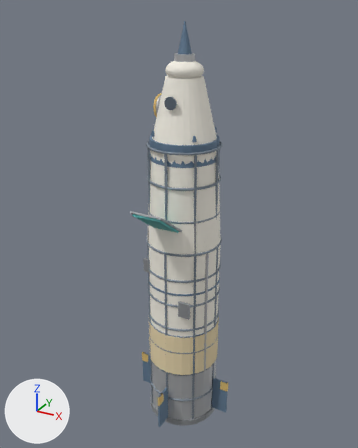
Renders of the glTF model assets/rocket/models/rocket.glb from each side of a commit.
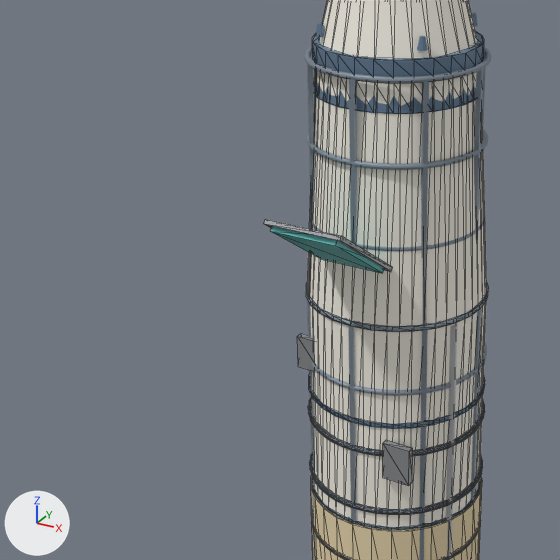
Old and new are each drawn whole from a 50 mm camera at (9.87, -18.43, 21.22) aimed at (-0.3, 0.07, 11.97) and again close up on the part from 6% to 70% of the width and 27% to 78% of the height. Lighting does not change. The marker at lower left points along +X, +Y and +Z. The last two pictures show the newer version. The close-ups show mesh edges as thin lines. Where no turn or scale is listed for an object, it has been applied to the vertices.

In view in the first close-up: 'BayPanel', 'BodyLowerInsul', 'Capsule', 'CapsuleBase', 'Frame_BodyLower_stringer.007', 'Frame_BodyUpper_rib', 'PipeRun', 'Skin_Lower_P1', 'Skin_Lower_P2', 'Skin_Upper_P1', 'Skin_Upper_P2', 'UpperBand' and 26 more.
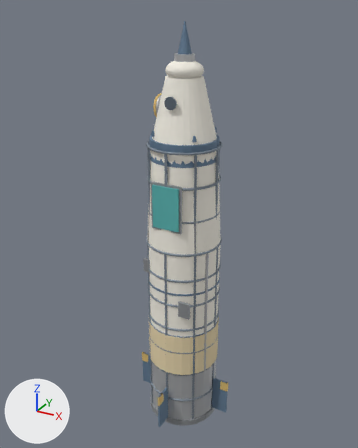
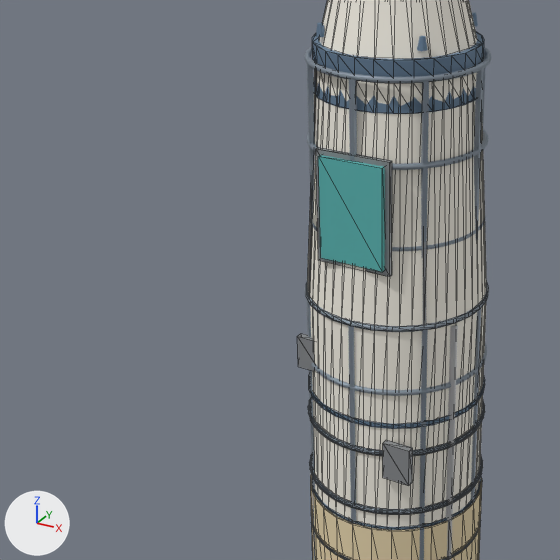
ob_baypivot is not drawn itself; it is the parent of ob_baypanel, ob_baypanelframe.

Changed parts and their boxes [x1, y1, x2, y2] in the close-ups (560 x 560 px):
'BayPanel', turned
    before: [270, 227, 384, 273]
    after: [318, 155, 385, 272]
'BayPanelFrame', turned
    before: [264, 219, 393, 271]
    after: [316, 147, 392, 277]

The change in detail:
Object 'BayPivot' (ob_baypivot) turns from (54, 0, 0) to (0, 0, 0) degrees about x, y and z.
